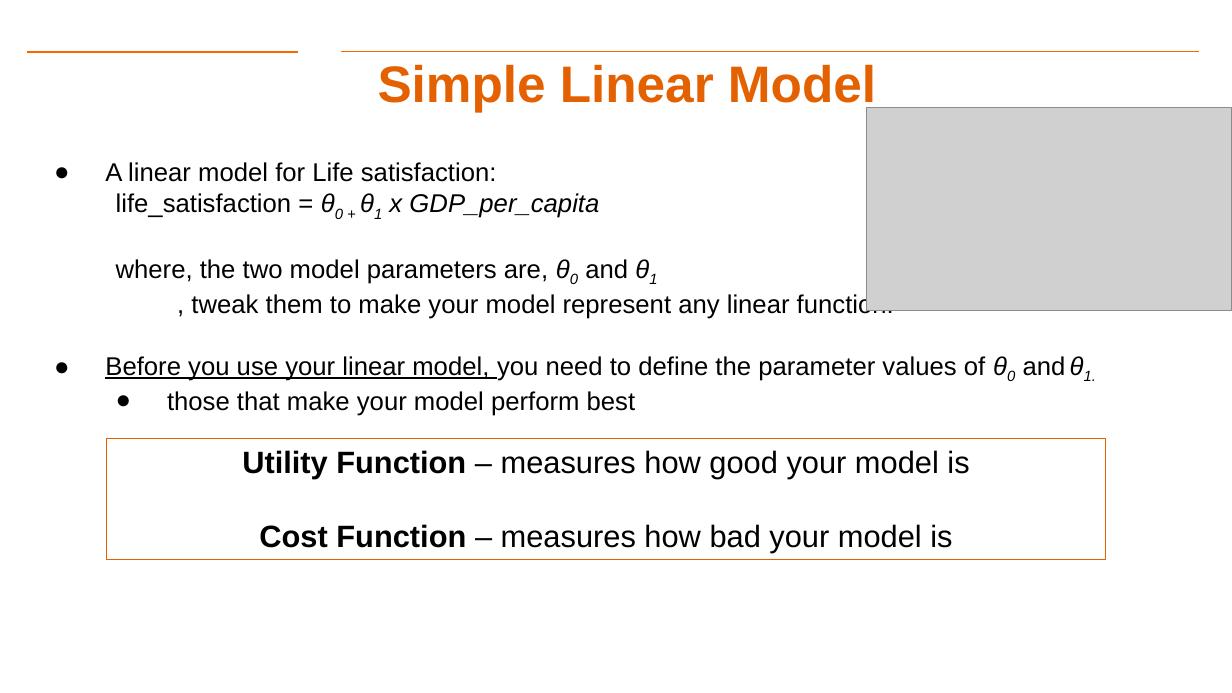
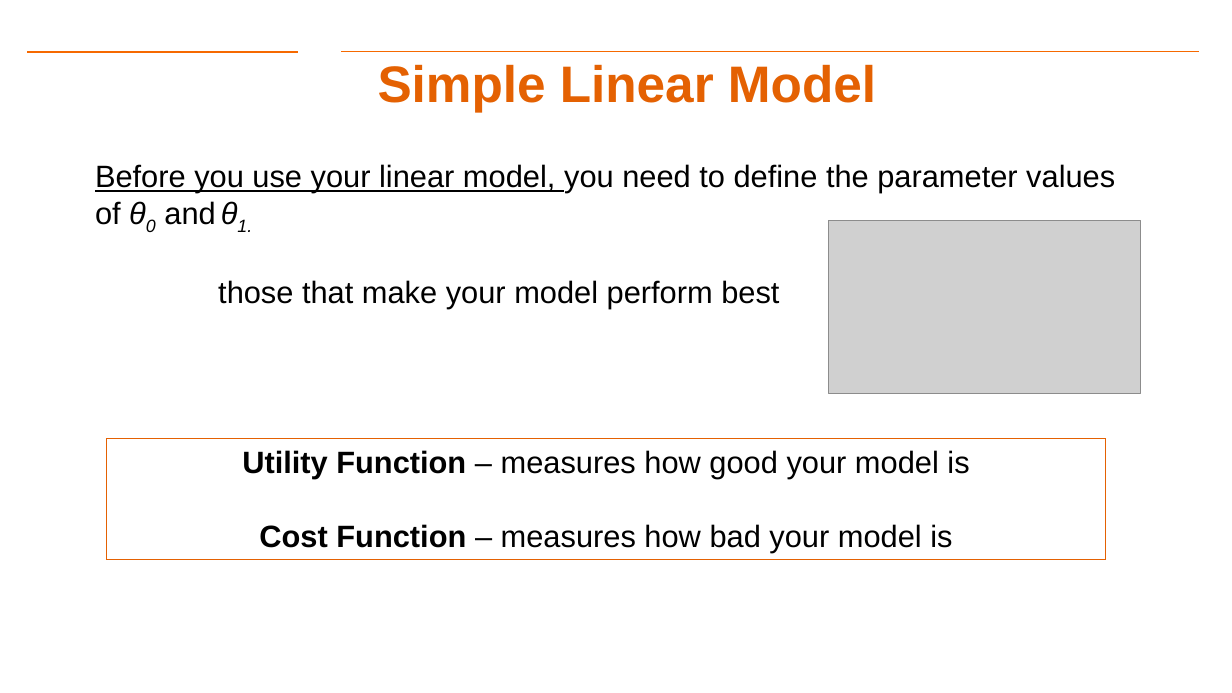
Before and after one commit to aiforsec/RIT-DSCI-633-FDS, a slide deck: slide 38 of Syllabus/Lecture02/Lec02.pptx (slide 32 before the commit). Drawn at 1232x693 pixels with LibreOffice and Linux fonts; fonts in the diff are those of the drawing; grey boxes stand for pictures; background and template pictures are left out. Boxes give left, top, right and bottom in pixels: in the first picture for what was removed or moved away, otherwise in the second. Text is boxed around its words. In the diff, an @@ line names an element or a change of style, - is before the commit and + after.

```diff
--- a/Syllabus/Lecture02/Lec02.pptx
+++ b/Syllabus/Lecture02/Lec02.pptx
@@ text "Before you use your linear ...": place and size @@
-text "Before you use your linear ..." at (105,162,1066,416)
+text "Before you use your linear ..." at (95,164,1115,309)
@@ text "Before you use your linear ..." at (95,164,1115,309): size 20 to 24 pt; bullet ● to none @@
@@ text at (105,162,894,319): paragraphs removed @@
-● A linear model for Life satisfaction:
-  life_satisfaction = θ0 + θ1 x GDP_per_capita
-where, the two model parameters are, θ0 and θ1
-, tweak them to make your model represent any linear function.
@@ picture: place and size @@
-picture at (867,108,1232,311)
+picture at (829,220,1141,393)
```
Also in this commit, not shown: 14 other slides changed, 7 slides added, 1 slide removed, 3 other files.
